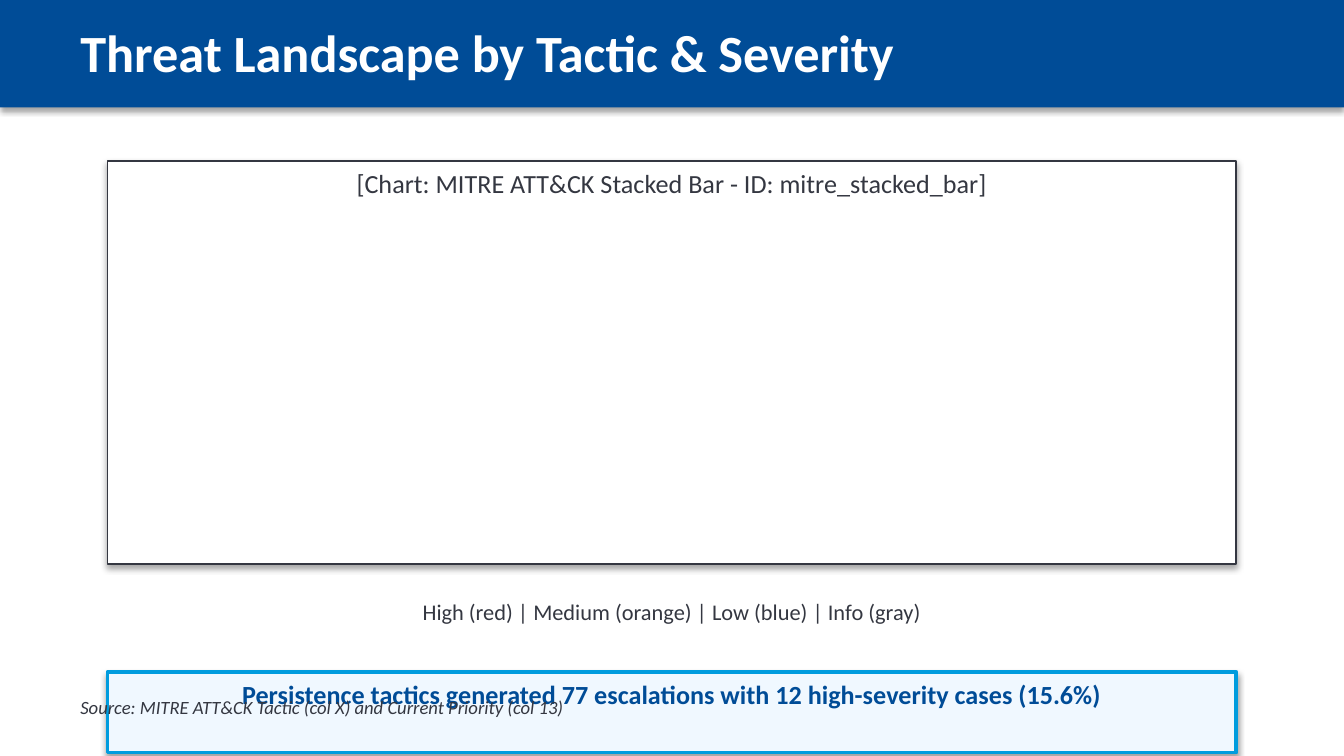
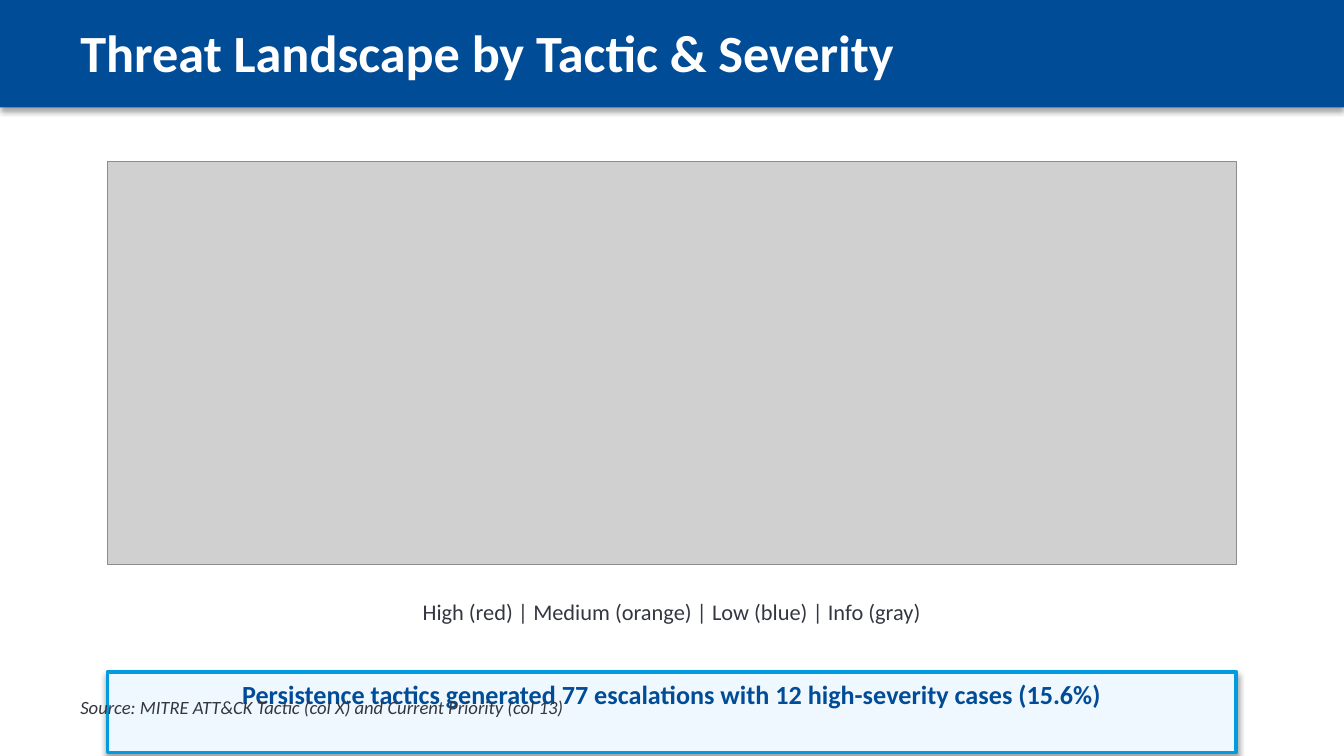
Before and after one commit to peregr956/Escalation-Details-Report, a slide deck: slide 12 of output/escalation_report_2025-12-19.pptx. Drawn at 1344x756 pixels with LibreOffice and Linux fonts; fonts in the diff are those of the drawing; grey boxes stand for pictures. Boxes give left, top, right and bottom in pixels: in the first picture for what was removed or moved away, otherwise in the second. Text is boxed around its words. In the diff, an @@ line names an element or a change of style, - is before the commit and + after.

Commit message:
Remove the PowerPoint generation guide and enhance image insertion logic in the presentation generator to preserve aspect ratio. Update logging for better clarity on image dimensions during insertion.

```diff
--- a/output/escalation_report_2025-12-19.pptx
+++ b/output/escalation_report_2025-12-19.pptx
@@ rectangle removed at bbox=[108, 161, 1236, 564] @@
-[Chart: MITRE ATT&CK Stacked Bar - ID: mitre_stacked_bar]
@@ picture added at bbox=[108, 161, 1236, 564] @@
```
Also in this commit, not shown: 2 other slides changed, 3 other files.
